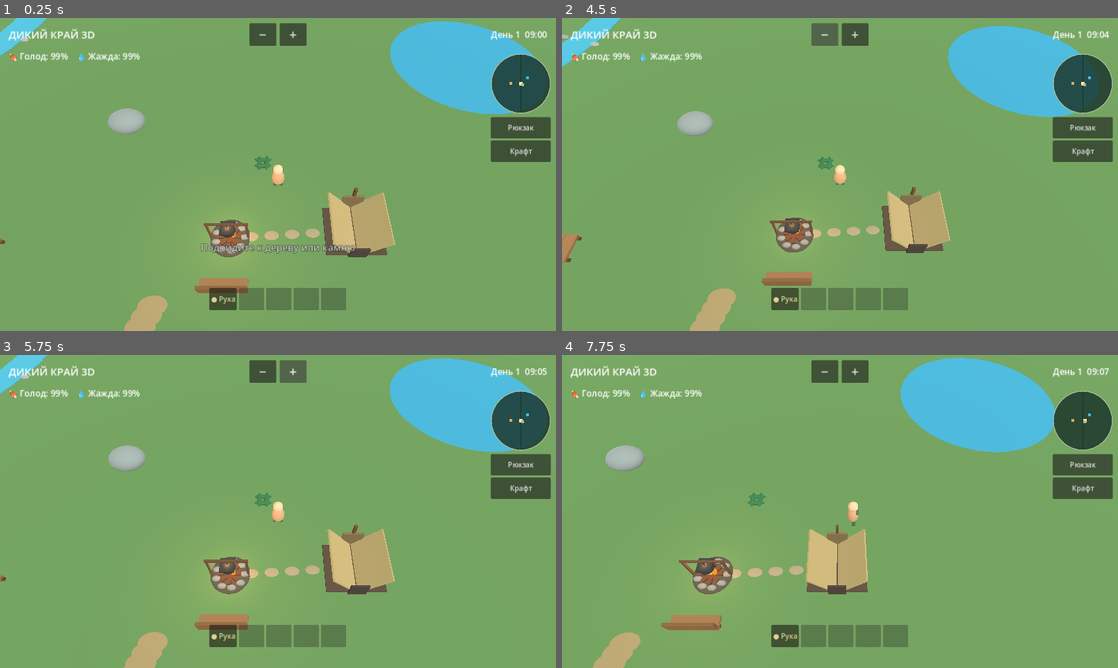
Above: before the commit, frames 1-4 (two rows, left to right).
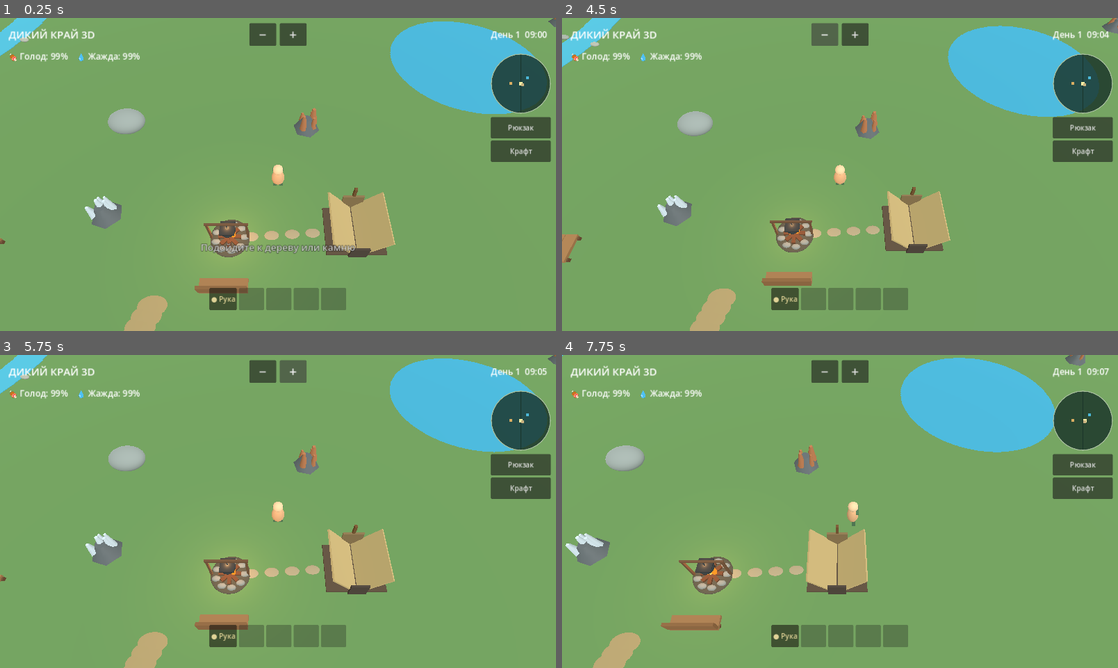
Above: after the commit, the same moments.

Repository: hjz2tz7cgv-ctrl/DikiyKrayGodot
Game: Godot game, scene res://scenes/main.tscn
The game is run twice, just before and just after one commit, with the same random seed, the same clock (stepped at 60 frames per second) and the same inputs.
Inputs (mouse positions are in pixels of both pictures, inside the frame that each line leads up to):
- Up to frame 1 (0.25 s): no input
- Up to frame 2 (4.5 s): click "● Рука" at 0.5 s; click "Рюкзак" at 1.25 s; click "Закрыть" at 2 s; click "Крафт" at 2.75 s; click "Закрыть" at 3.5 s; click "−" at 4.25 s
- Up to frame 3 (5.75 s): click "+" at 5 s
- Up to frame 4 (7.75 s): move the mouse to (962, 495) at 5.77 s; hold Right (ui_right) 5.78-6.5 s; click (962, 495) at 5.92 s; drag from (728, 527) to (812, 574) at 6.52 s; move the mouse to (895, 442) at 7.27 s; hold Right (ui_right) from 7.28 s (still down)

The runs differ from the first frame. In frame 1, 0.8% of the frame differs, in the area x 15-100%, y 0-68%; in frame 2, 0.8%; in frame 3, 0.8%; in frame 4, 1.0%, in the area x 0-95%, y 0-68%.

Commit message:
Add files via upload

Diff:
--- a/scripts/main.gd
+++ b/scripts/main.gd
@@ -269,28 +269,63 @@
             for branch_x in [-2.4, 2.1]:
                 _mesh_box(crossing, Vector3(0.32, 0.28, 1.85), Vector3(branch_x, 0.47, 0.45), Color("64422d"))
 
+func _ore_crystal(parent: Node3D, sides: int, height: float, width: float, position: Vector3, color: Color) -> void:
+    # Гранёный кристалл: 4, 6 или 8 боковых граней, не круглый шар.
+    var crystal := MeshInstance3D.new()
+    var mesh := CylinderMesh.new()
+    mesh.top_radius = width * 0.35
+    mesh.bottom_radius = width
+    mesh.height = height
+    mesh.radial_segments = sides
+    mesh.rings = 1
+    crystal.mesh = mesh
+    crystal.position = position
+    crystal.rotation.y = rng.randf_range(0.0, TAU)
+    var material := StandardMaterial3D.new()
+    material.albedo_color = color
+    material.roughness = 0.65
+    material.shading_mode = BaseMaterial3D.SHADING_MODE_PER_PIXEL
+    crystal.material_override = material
+    parent.add_child(crystal)
+
 func _create_ore() -> void:
+    # Часть месторождений находится рядом с лагерем, остальные — в большом мире.
+    # Железо — оранжево-бурое, серебро — светло-серое, золото — жёлтое.
     var types := ["iron", "silver", "gold"]
-    var colors := [Color("9c6b51"), Color("c1c8d0"), Color("d5ad3b")]
-    for i in range(75):
-        var kind: String = types[0] if i < 45 else types[1] if i < 65 else types[2]
+    var colors := [Color("ae714c"), Color("c5d3df"), Color("e5b83f")]
+    for i in range(105):
+        var kind: String = types[0] if i < 63 else types[1] if i < 88 else types[2]
         var pos := Vector2.ZERO
         var found := false
-        for attempt in range(100):
-            pos = _random_land_pos(230.0)
-            if _can_place(pos, 1.1) and (kind != "gold" or _is_stream(pos, 8.0)):
-                found = true
-                break
+        for attempt in range(160):
+            # Первые 24 залежи распределяем поближе к стартовой зоне.
+            if i < 24:
+                pos = Vector2(rng.randf_range(-48.0, 48.0), rng.randf_range(-48.0, 48.0))
+            else:
+                pos = _random_land_pos(225.0)
+            if not _can_place(pos, 1.6):
+                continue
+            if pos.distance_to(CABIN_POS) < 10.0 or pos.distance_to(LOGGER_POS) < 10.0:
+                continue
+            if kind == "gold" and not _is_stream(pos, 11.0) and attempt < 100:
+                continue
+            found = true
+            break
         if not found:
             continue
         var ore := Node3D.new()
+        ore.name = "Ore_%s_%d" % [kind, i]
         ore.position = Vector3(pos.x, 0, pos.y)
         add_child(ore)
-        _mesh_sphere(ore, 1.1, Vector3(0, 0.62, 0), Color("626d70"), Vector3(1.2, 0.72, 1.0))
+        # Угловатая каменная основа, из которой выступают цветные кристаллы.
+        _ore_crystal(ore, 6, 1.05, 1.05, Vector3(0, 0.50, 0), Color("5c6367"))
         var color: Color = colors[types.find(kind)]
         for j in range(5):
-            _mesh_sphere(ore, 0.23, Vector3(rng.randf_range(-0.65, 0.65), rng.randf_range(0.6, 1.05), rng.randf_range(-0.6, 0.6)), color)
-        obstacles.append({"pos": pos, "radius": 0.95, "node": ore})
+            var sides := 4 if j % 3 == 0 else 6 if j % 3 == 1 else 8
+            var h := rng.randf_range(0.65, 1.45)
+            var offset := Vector3(rng.randf_range(-0.58, 0.58), h * 0.5 + 0.35, rng.randf_range(-0.58, 0.58))
+            _ore_crystal(ore, sides, h, rng.randf_range(0.20, 0.38), offset, color)
+        obstacles.append({"pos": pos, "radius": 1.15, "node": ore})
         resources.append({"kind": kind, "pos": pos, "node": ore, "duration": 6.0, "large": true, "alive": true})
 
 func _create_tent() -> void:
